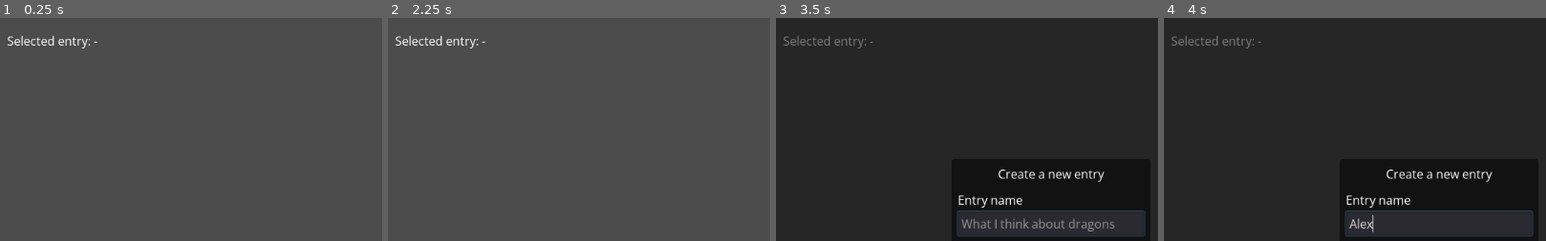
Above: before the commit, frames 1-4 (left to right).
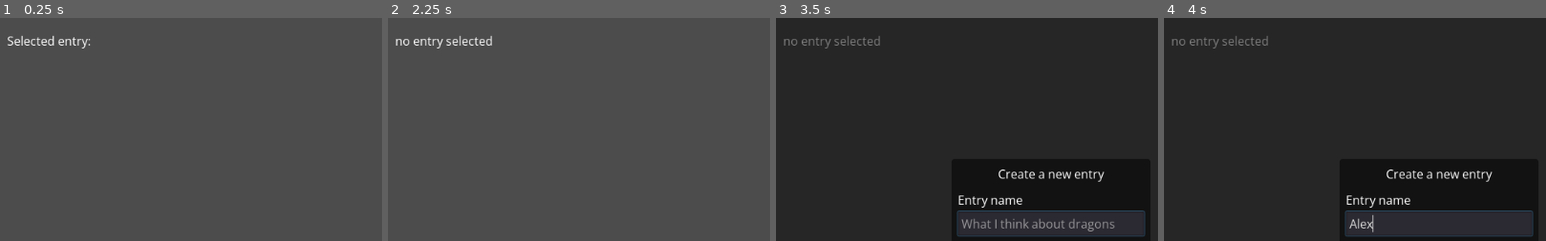
Above: after the commit, the same moments.

Repository: b7g/warm_bee
Game: Godot game, scene res://warm_bee.tscn
Two runs of this game, one before a commit and one after it. Both use one fixed random seed, a clock stepped at 60 frames per second and the inputs below.
Inputs (mouse positions are % of the whole screen's width and height, from its top left):
- Up to frame 1 (0.25 s): no input
- Up to frame 2 (2.25 s): click "+" at 0.5 s; click (50, 52) at 1.27 s; type "Alex" at 1.35 s; click "Create" at 2 s
- Up to frame 3 (3.5 s): click "Add new entry" at 2.75 s
- Up to frame 4 (4 s): click (50, 46) at 3.52 s; type "Alex" at 3.6 s
The pictures show only the part of the screen within x 14-64%, y 0-50%; the shares and areas given below are measured in that part.

The runs differ from the first frame. In frame 1, less than 0.1% of the frame differs, in the area x 24-26%, y 10-12%; in frame 2, 0.6%, in the area x 2-28%, y 7-14%; in frame 3, 0.4%; in frame 4, 0.4%.

Commit message:
Added option to change entry names

Diff:
--- a/godot/singleton/data.gd
+++ b/godot/singleton/data.gd
@@ -49,6 +49,11 @@
 	_selected_collection["entries"].push_back(new_entry)
 	_selected_entry = new_entry
 	_interface.entry_added(new_entry)
+	FileIO.save_data_delayed()
+
+
+func change_entry_name(new_name: String) -> void:
+	_selected_entry["name"] = new_name
 	FileIO.save_data_delayed()
 
 
--- a/godot/ui/component/entry_button.gd
+++ b/godot/ui/component/entry_button.gd
@@ -4,13 +4,26 @@
 
 
 func _ready() -> void:
-	var entry_type_text: String = Structure.get_entry_type_display_names()[_entry["type"]]
-	text = "%s: %s" % [entry_type_text, _entry["name"]]
+	_set_text()
 
 
 func set_entry(entry: Dictionary) -> void:
 	_entry = entry
 
 
+func get_entry_id() -> int:
+	return _entry["id"]
+
+
+func change_entry_name(new_name: String) -> void:
+	_entry["name"] = new_name
+	_set_text()
+
+
+func _set_text() -> void:
+	var entry_type_text: String = Structure.get_entry_type_display_names()[_entry["type"]]
+	text = "%s: %s" % [entry_type_text, _entry["name"]]
+
+
 func _on_EntryButton_pressed() -> void:
 	Data.select_entry_by_id(_entry["id"])
--- /dev/null
+++ b/godot/ui/component/entry_name_field.gd
@@ -0,0 +1,39 @@
+extends LineEdit
+
+var _interface: Control
+
+var _entry_id_or_null = null
+var _entry_name: String
+
+
+func set_interface_ref(interface: Control) -> void:
+	_interface = interface
+
+
+func set_entry_data(entry_id_or_null, entry_name: String) -> void:
+	_entry_id_or_null = entry_id_or_null
+	_entry_name = entry_name
+	visible = not _entry_id_or_null == null
+	text = _entry_name
+
+
+func _on_EntryNameField_text_entered(new_text: String) -> void:
+	_change_entry_name(new_text)
+	release_focus()
+
+
+func _on_EntryNameField_focus_exited() -> void:
+	_change_entry_name(text)
+
+
+func _change_entry_name(new_name: String) -> void:
+	if _entry_id_or_null == null:
+		return
+	if new_name.empty():
+		text = _entry_name
+		return
+	if new_name == _entry_name:
+		return
+	_entry_name = new_name
+	Data.change_entry_name(new_name)
+	_interface.change_entry_name(_entry_id_or_null, new_name)
--- /dev/null
+++ b/godot/ui/component/entry_name_field.tscn
@@ -0,0 +1,33 @@
+[gd_scene load_steps=5 format=2]
+
+[ext_resource path="res://ui/component/entry_name_field.gd" type="Script" id=1]
+
+[sub_resource type="StyleBoxEmpty" id=2]
+
+[sub_resource type="StyleBoxFlat" id=1]
+bg_color = Color( 0, 0, 0, 0.25098 )
+corner_radius_top_left = 100
+corner_radius_top_right = 100
+corner_radius_bottom_right = 100
+corner_radius_bottom_left = 100
+
+[sub_resource type="StyleBoxEmpty" id=3]
+content_margin_left = 10.0
+content_margin_right = 6.0
+
+[node name="EntryNameField" type="LineEdit"]
+margin_right = 29.0
+margin_bottom = 29.0
+rect_min_size = Vector2( 29, 0 )
+custom_colors/font_color = Color( 1, 1, 1, 1 )
+custom_colors/font_color_uneditable = Color( 1, 1, 1, 1 )
+custom_constants/minimum_spaces = 0
+custom_styles/read_only = SubResource( 2 )
+custom_styles/focus = SubResource( 1 )
+custom_styles/normal = SubResource( 3 )
+expand_to_text_length = true
+context_menu_enabled = false
+script = ExtResource( 1 )
+
+[connection signal="focus_exited" from="." to="." method="_on_EntryNameField_focus_exited"]
+[connection signal="text_entered" from="." to="." method="_on_EntryNameField_text_entered"]
--- a/godot/warm_bee.gd
+++ b/godot/warm_bee.gd
@@ -16,13 +16,15 @@
 onready var _opt_collections: OptionButton = $MC/HC/VC/HC/OptCollections
 onready var _entry_list: VBoxContainer = $MC/HC/VC/SCEntries/VC
 onready var _btn_add_entry: Button = $MC/HC/VC/ButtonAddEntry
-onready var _label_entry_name: Label = $MC/HC/VC2/MC/HC/LabelEntryName
+onready var _label_entry_type: Label = $MC/HC/VC2/MC/HC/LabelEntryType
+onready var _entry_name_field: Control = $MC/HC/VC2/MC/HC/EntryNameField
 onready var _btn_delete_entry: Button = $MC/HC/VC2/MC/HC/ButtonDeleteEntry
 onready var _ui_entry_content_wrap: VBoxContainer = $MC/HC/VC2
 
 
 func _ready() -> void:
 	Data.set_interface_ref(self)
+	_entry_name_field.set_interface_ref(self)
 	display_collections()
 
 
@@ -39,6 +41,13 @@
 func entry_added(entry: Dictionary) -> void:
 	_display_entries()
 	display_entry_content(entry)
+
+
+func change_entry_name(entry_id: int, new_name: String) -> void:
+	for entry_button in _entry_list.get_children():
+		if entry_button.get_entry_id() == entry_id:
+			entry_button.change_entry_name(new_name)
+			break
 
 
 func entry_deleted() -> void:
@@ -60,7 +69,8 @@
 
 func display_entry_content(entry: Dictionary) -> void:
 	_clear_entry_content()
-	_label_entry_name.text = entry["name"]
+	_label_entry_type.text = "%s:" % Structure.get_entry_type_display_names()[entry["type"]]
+	_entry_name_field.set_entry_data(entry["id"], entry["name"])
 	_btn_delete_entry.set_disabled(false)
 	if entry["type"] == Structure.ENTRY_TYPES.NOTE:
 		_entry_content = _ui_note_entry_content_res.instance()
@@ -103,7 +113,8 @@
 
 func _clear_entry_space() -> void:
 	_clear_entry_content()
-	_label_entry_name.text = "-"
+	_label_entry_type.text = "no entry selected"
+	_entry_name_field.set_entry_data(null, "")
 	_btn_delete_entry.set_disabled(true)
 
 
--- a/godot/warm_bee.tscn
+++ b/godot/warm_bee.tscn
@@ -1,7 +1,8 @@
-[gd_scene load_steps=3 format=2]
+[gd_scene load_steps=4 format=2]
 
 [ext_resource path="res://warm_bee.gd" type="Script" id=1]
 [ext_resource path="res://main_theme.tres" type="Theme" id=2]
+[ext_resource path="res://ui/component/entry_name_field.tscn" type="PackedScene" id=3]
 
 [node name="WarmBee" type="Control"]
 anchor_right = 1.0
@@ -91,21 +92,22 @@
 margin_right = 855.0
 margin_bottom = 29.0
 
-[node name="Label" type="Label" parent="MC/HC/VC2/MC/HC"]
+[node name="LabelEntryType" type="Label" parent="MC/HC/VC2/MC/HC"]
 margin_right = 112.0
 margin_bottom = 29.0
 rect_min_size = Vector2( 0, 29 )
 text = "Selected entry:"
 valign = 1
 
-[node name="LabelEntryName" type="Label" parent="MC/HC/VC2/MC/HC"]
+[node name="EntryNameField" parent="MC/HC/VC2/MC/HC" instance=ExtResource( 3 )]
 margin_left = 116.0
+margin_right = 145.0
+
+[node name="Spacer" type="Control" parent="MC/HC/VC2/MC/HC"]
+margin_left = 149.0
 margin_right = 746.0
 margin_bottom = 29.0
-rect_min_size = Vector2( 0, 29 )
 size_flags_horizontal = 3
-text = "-"
-valign = 1
 
 [node name="ButtonDeleteEntry" type="Button" parent="MC/HC/VC2/MC/HC"]
 margin_left = 750.0
